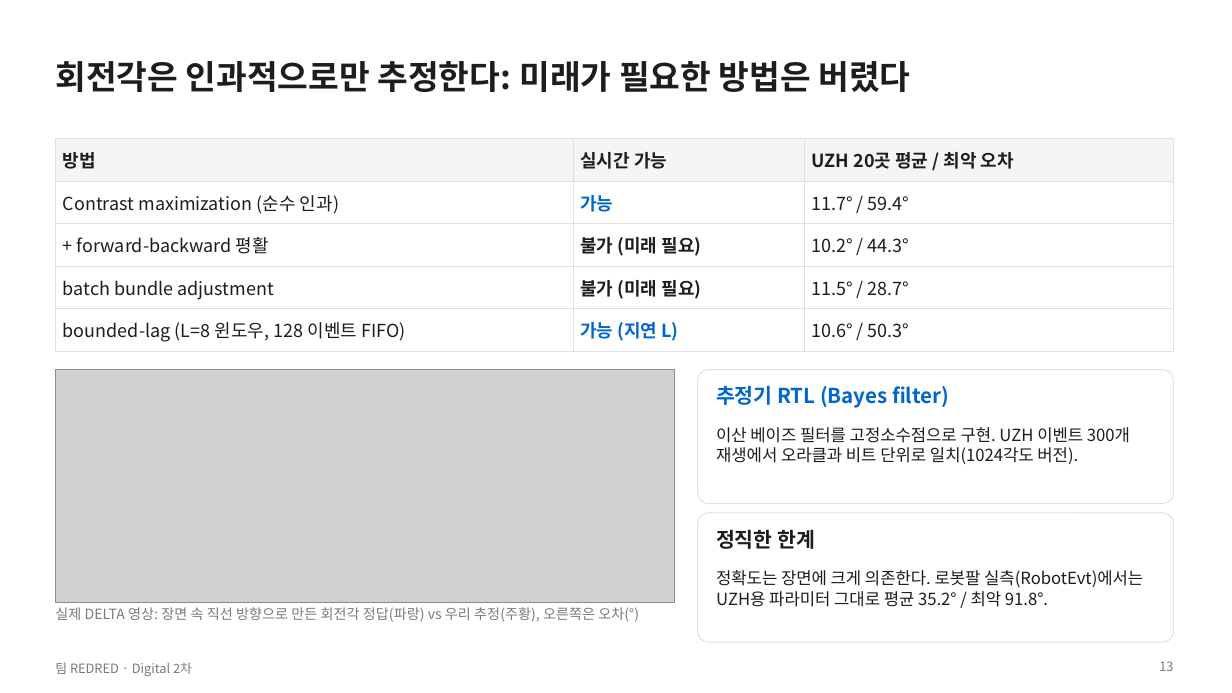
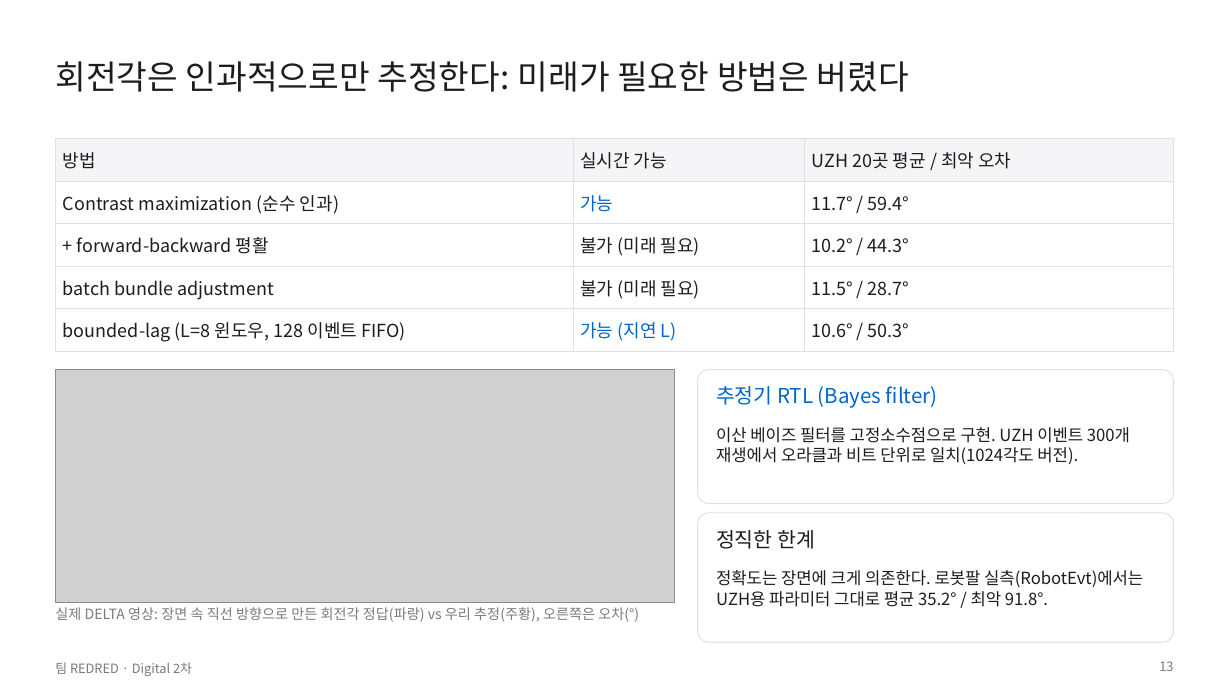
Before and after one commit to GangHeeJo/AI-SEMI, a slide deck: slide 13 of submission/REDRED_2차_발표자료.pptx. Drawn at 1232x693 pixels with LibreOffice and Linux fonts; fonts in the diff are those of the drawing; grey boxes stand for pictures. Boxes give left, top, right and bottom in pixels: in the first picture for what was removed or moved away, otherwise in the second. Text is boxed around its words. In the diff, an @@ line names an element or a change of style, - is before the commit and + after.

```diff
--- a/submission/REDRED_2차_발표자료.pptx
+++ b/submission/REDRED_2차_발표자료.pptx
@@ table at (55,139,1174,346) @@
@@ bold off in "방법", "실시간 가능", "UZH 20곳 평균 / 최악 오차", "가능" and 3 more places @@
@@ bold off in 3 elements at (55,61,909,92), (716,386,938,408), (716,530,815,549) @@
```
Also in this commit, not shown: 18 other slides changed, 23 other files.
